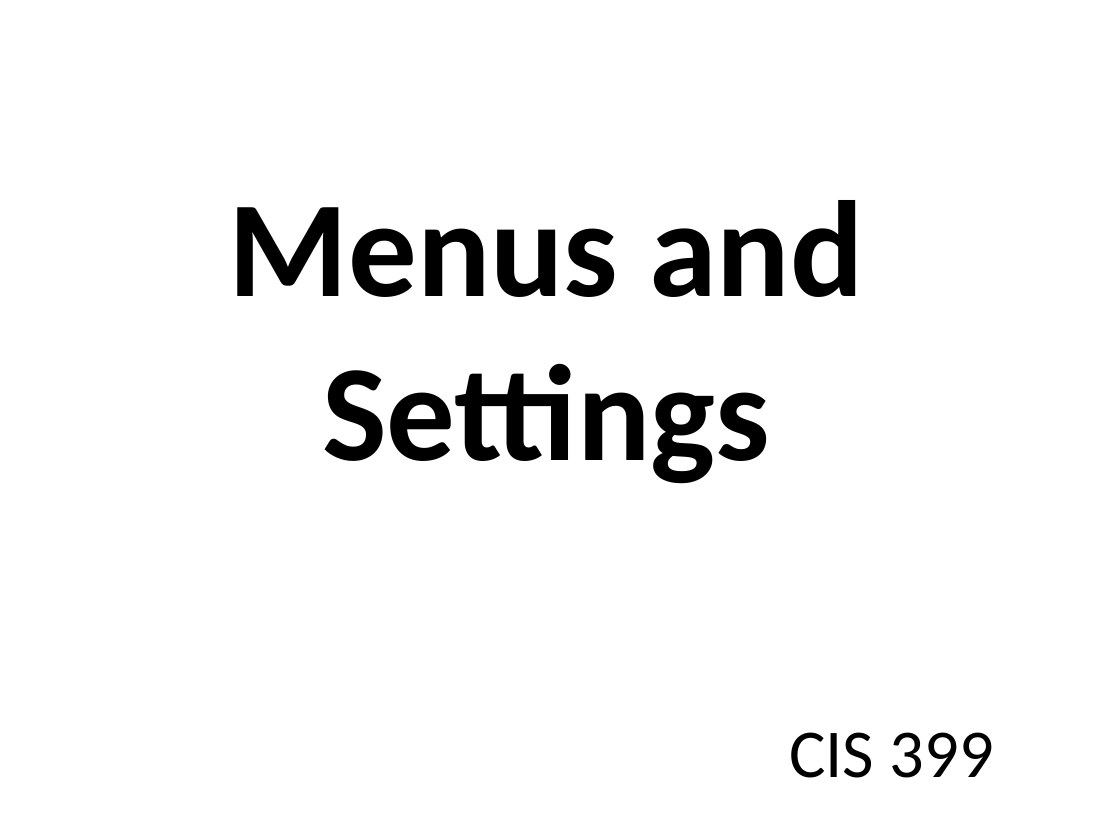
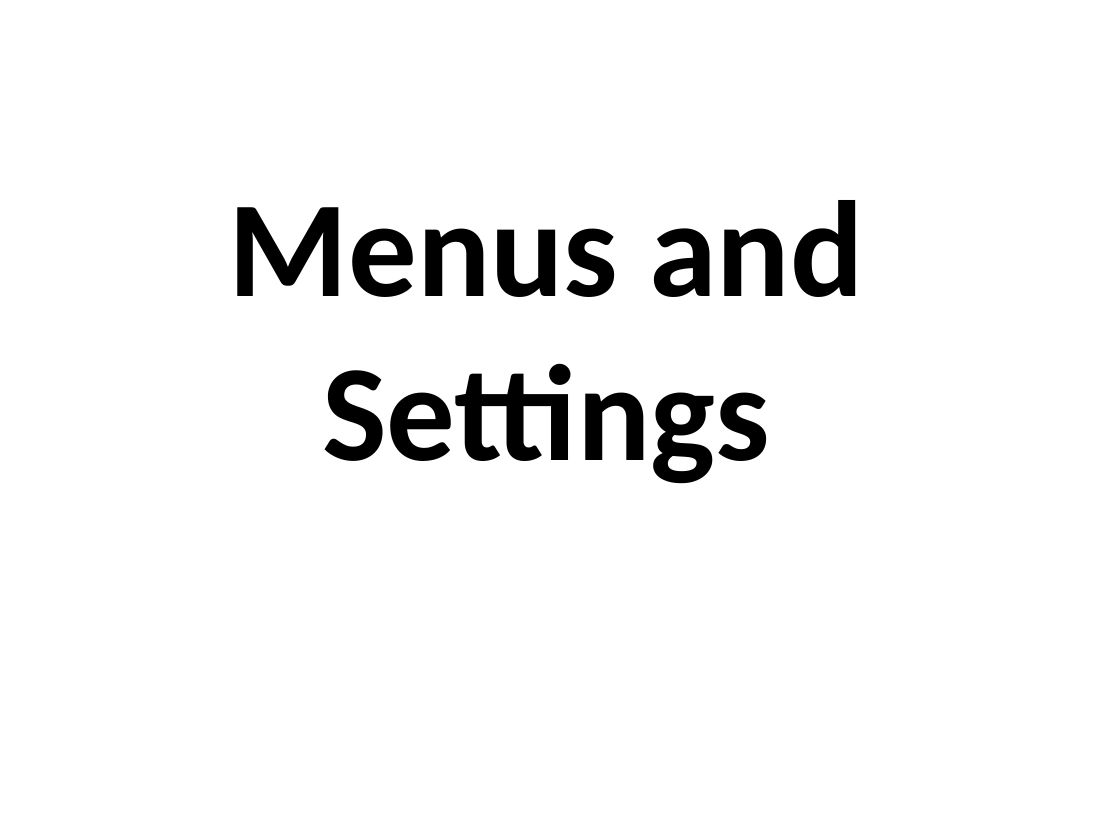
Before and after one commit to ProfBird/AndroidAppDev1-CourseMaterials, a slide deck: slide 1 of docs/Slides/Unit4-Part2-Menu+Settings.pptx. Drawn at 1120x840 pixels with LibreOffice and Linux fonts; fonts in the diff are those of the drawing; background and template pictures are left out. Boxes give left, top, right and bottom in pixels: in the first picture for what was removed or moved away, otherwise in the second. Text is boxed around its words. In the diff, an @@ line names an element or a change of style, - is before the commit and + after.

```diff
--- a/docs/Slides/Unit4-Part2-Menu+Settings.pptx
+++ b/docs/Slides/Unit4-Part2-Menu+Settings.pptx
@@ subtitle removed at [789,732,994,778] @@
-CIS 399
```
Also in this commit, not shown: 1 other slide changed, 1 slide removed.
